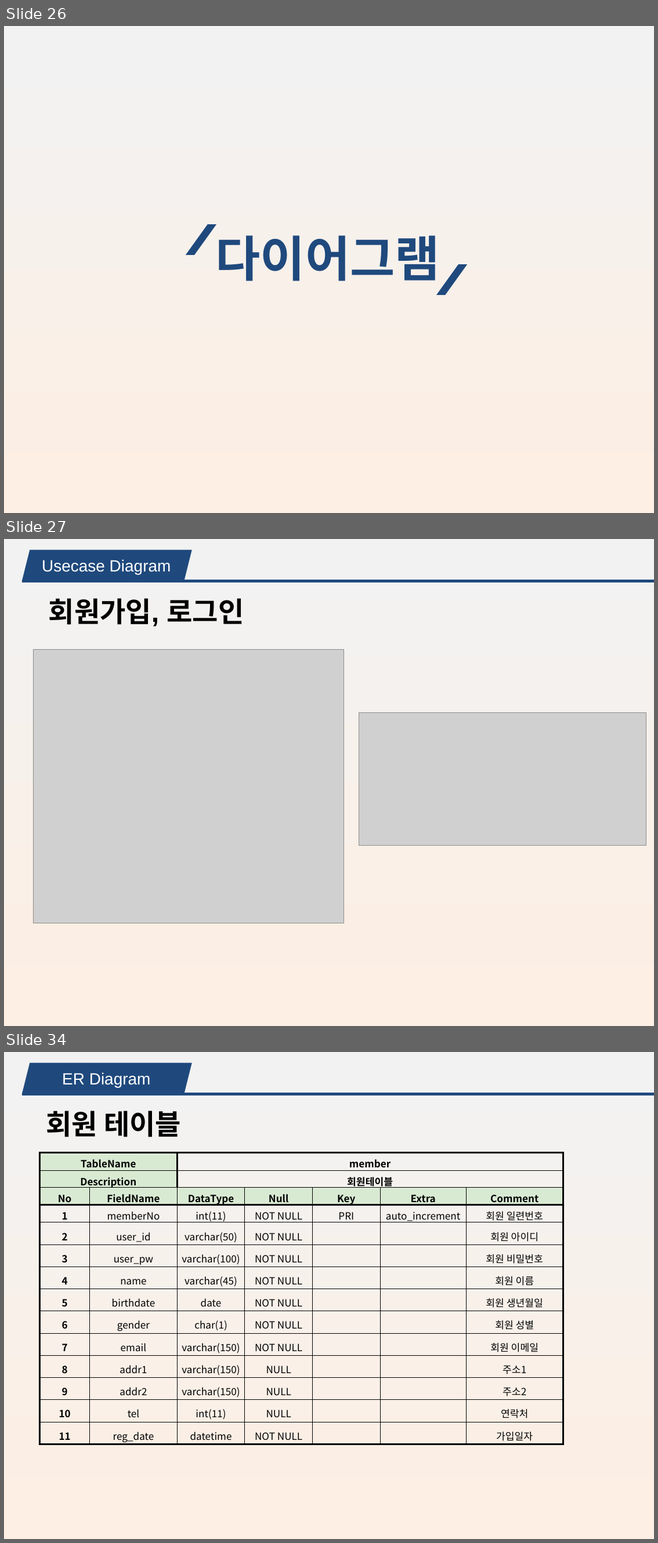
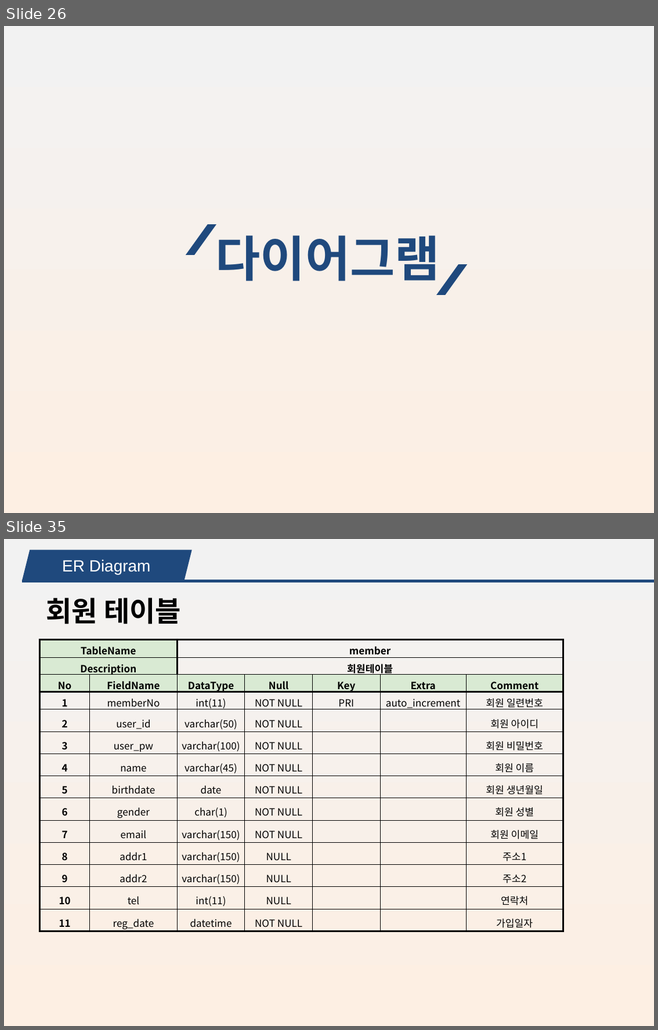
Before and after one commit to minhyeok2487/Project_KeyboardMarket, a slide deck: 키보드 쇼핑몰_MTS.pptx. Shown one above the other, each under a label of ours: slides 26, 27 and 34 before the commit, slides 26 and 35 after it; the slides between them are not shown. The pictures are 658x1543 and 658x1030 pixels, drawn with LibreOffice and Linux fonts; fonts in the diff are those of the drawing; grey boxes stand for pictures. Boxes give left, top, right and bottom in pixels: in the first picture for what was removed or moved away, otherwise in the second. Text is boxed around its words. In the diff, an @@ line names an element or a change of style, - is before the commit and + after.

```diff
--- a/키보드 쇼핑몰_MTS.pptx
+++ b/키보드 쇼핑몰_MTS.pptx
@@ slide 27 removed at [4,539,654,1026], background gradient #F2F2F2 to #FDEFE3 @@
@@ parallelogram removed at [22,550,192,581] @@
@@ text removed at [42,559,171,574] @@
-Usecase Diagram
@@ line removed from (654, 581) to (22, 581) @@
@@ text removed at [49,598,244,627] @@
-회원가입, 로그인
@@ picture removed at [33,649,344,923] @@
@@ picture removed at [359,713,646,846] @@
@@ what was slide 34 is now slide 35 @@
```
Also in this commit, not shown: 11 slides changed, 4 slides added, 1 other slide removed, 12 other files.
